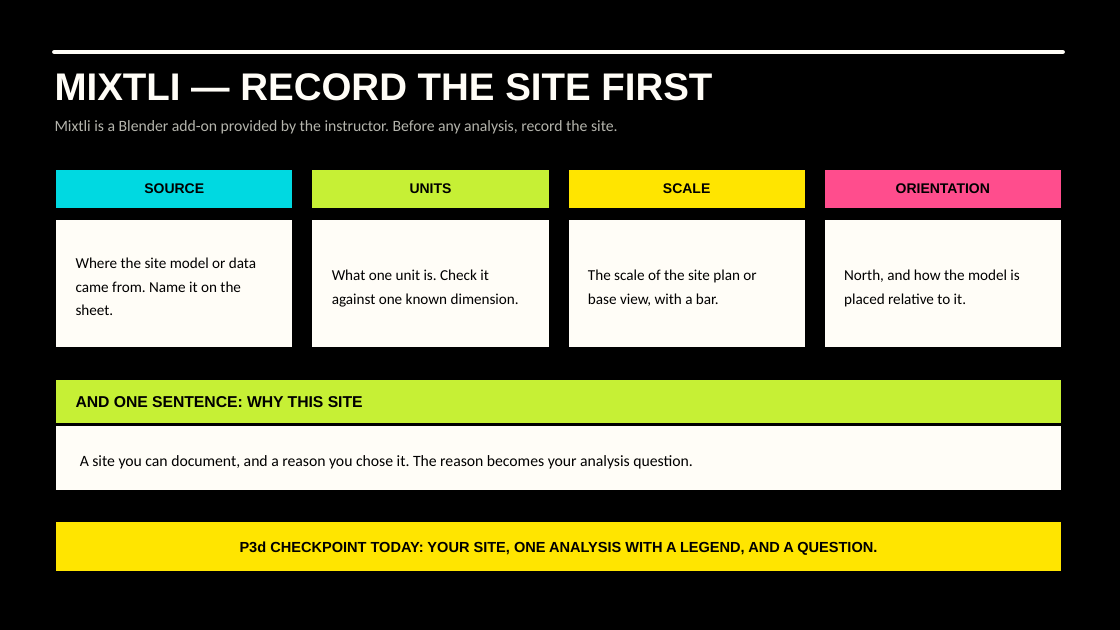
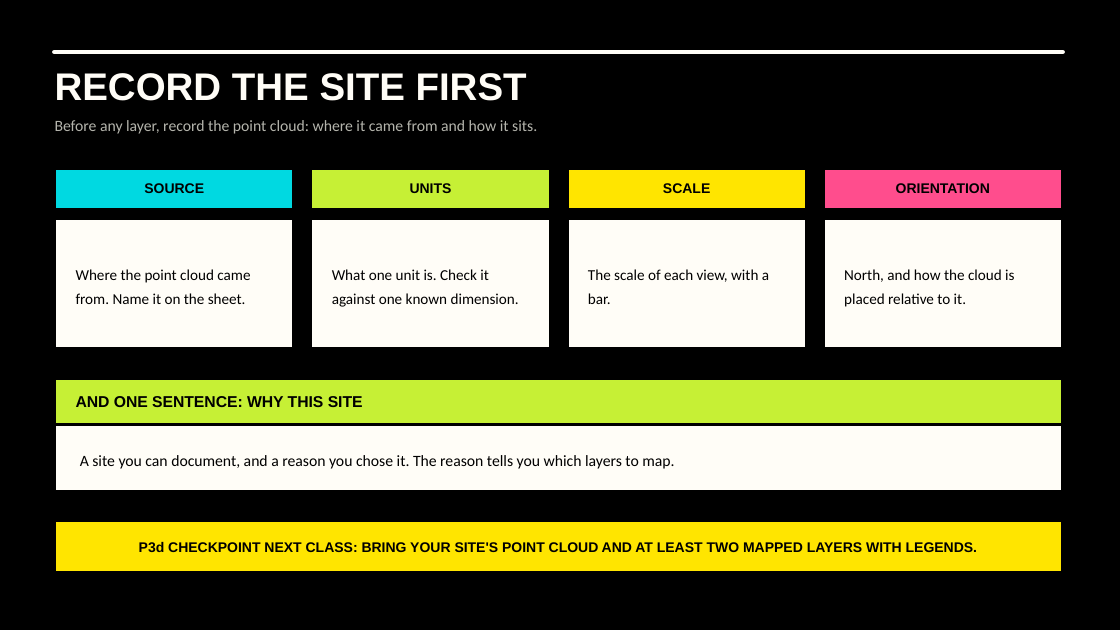
Before and after one commit to luigipacheco/arc3133, a slide deck: slide 4 of slides/ARC3133_Class09.pptx (slide 3 before the commit). Drawn at 1120x630 pixels with LibreOffice and Linux fonts; fonts in the diff are those of the drawing. Boxes give left, top, right and bottom in pixels: in the first picture for what was removed or moved away, otherwise in the second. Text is boxed around its words. In the diff, an @@ line names an element or a change of style, - is before the commit and + after.

```diff
--- a/slides/ARC3133_Class09.pptx
+++ b/slides/ARC3133_Class09.pptx
@@ text at [55, 73, 527, 101]: text changed @@
-MIXTLI — RECORD THE SITE FIRST
+RECORD THE SITE FIRST
@@ text at [55, 120, 537, 134]: text changed @@
-Mixtli is a Blender add-on provided by the instructor. Before any analysis, record the site.
+Before any layer, record the point cloud: where it came from and how it sits.
@@ text at [76, 269, 250, 304]: text changed @@
-Where the site model or data came from. Name it on the sheet.
+Where the point cloud came from. Name it on the sheet.
@@ text at [588, 269, 769, 304]: text changed @@
-The scale of the site plan or base view, with a bar.
+The scale of each view, with a bar.
@@ text at [844, 269, 1014, 307]: text changed @@
-North, and how the model is placed relative to it.
+North, and how the cloud is placed relative to it.
@@ text at [80, 455, 674, 469]: text changed @@
-A site you can document, and a reason you chose it. The reason becomes your analysis question.
+A site you can document, and a reason you chose it. The reason tells you which layers to map.
@@ text at [139, 542, 977, 552]: text changed; size 12.5 to 12 pt @@
-P3d CHECKPOINT TODAY: YOUR SITE, ONE ANALYSIS WITH A LEGEND, AND A QUESTION.
+P3d CHECKPOINT NEXT CLASS: BRING YOUR SITE'S POINT CLOUD AND AT LEAST TWO MAPPED LAYERS WITH LEGENDS.
```
Also in this commit, not shown: 6 other slides changed, 5 slides added, 3 slides removed, 47 other files.
